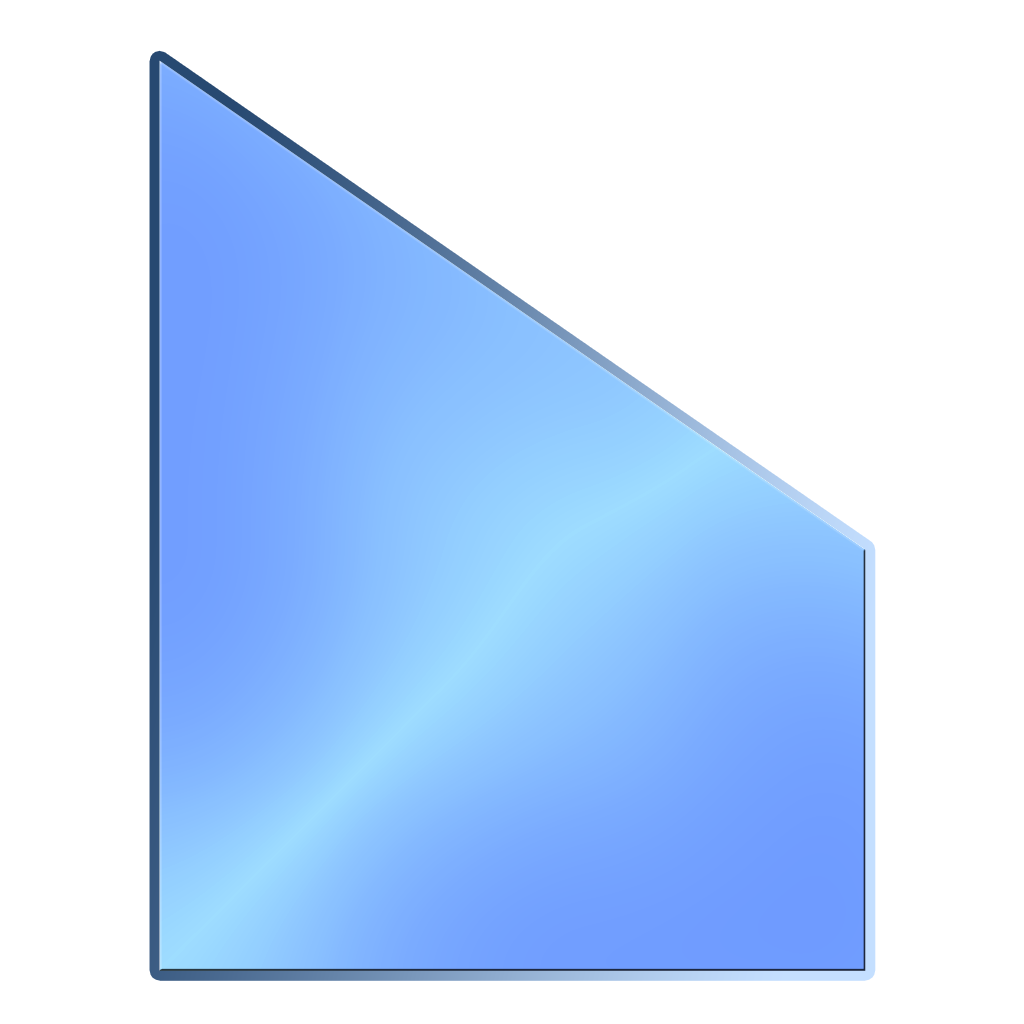
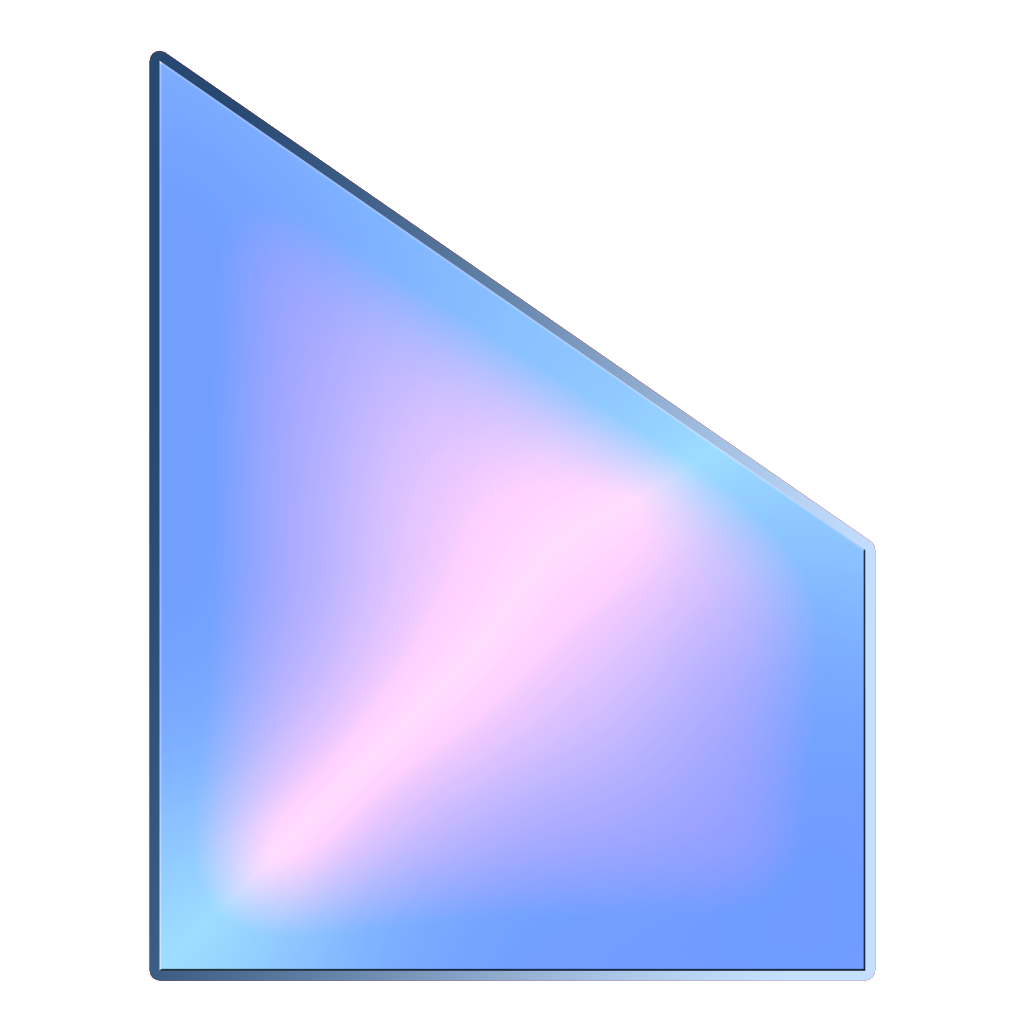
Comparing the layer stacks of the two w=1024, h=1024 images. Changes:
removed layer "Shape 5 copy 2" (was overlay) over [159, 60, 866, 971]
removed layer "Shape 5" over [159, 60, 866, 971]
added layer "Layer 1 copy 2" (overlay) above "Layer 1 copy" over [159, 60, 866, 971]
added layer "Layer 1 copy" (luminosity) above "Layer 1" over [159, 60, 866, 971]
added layer "Layer 1" above "Layer 0" over [159, 60, 866, 971]
